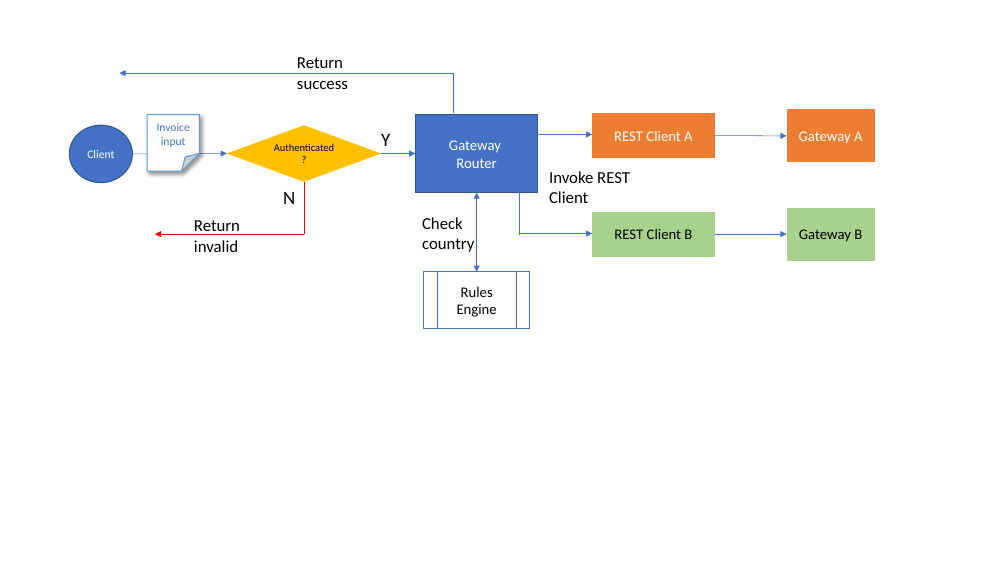
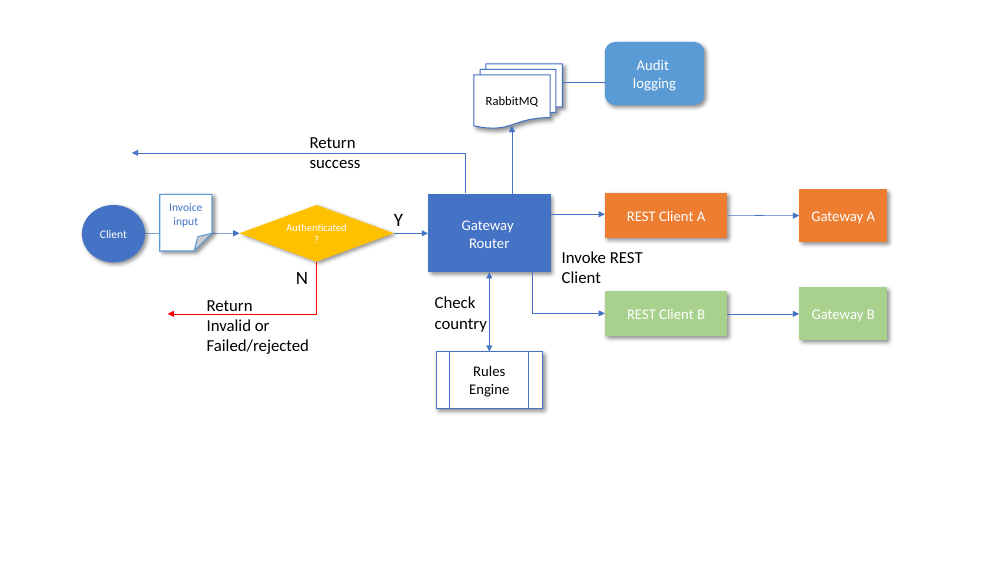
Before and after one commit to adityapant1286/subscription-service, a slide deck: slide 2 of src/main/resources/task2.pptx. Drawn at 1008x567 pixels with LibreOffice and Linux fonts; fonts in the diff are those of the drawing. Boxes give left, top, right and bottom in pixels: in the first picture for what was removed or moved away, otherwise in the second. Text is boxed around its words. In the diff, an @@ line names an element or a change of style, - is before the commit and + after.

```diff
--- a/src/main/resources/task2.pptx
+++ b/src/main/resources/task2.pptx
@@ rounded rectangle added at <box>605,42,704,105</box>, fill #5B9BD5, 14 pt, text #FFFFFF @@
+Audit
+logging
@@ flow chart multidocument added at <box>474,64,563,129</box>, fill #FFFFFF, outline #4472C4 1 pt, 12 pt, text #000000 @@
+RabbitMQ
@@ line added from (563, 82) to (605, 82), #4472C4 0.5 pt @@
@@ arrow added from (512, 194) to (512, 126), #4472C4 0.5 pt @@
@@ ellipse "Client" at <box>82,205,144,262</box>: outline #325491 1 pt to none; shadow on @@
@@ rectangle "Gateway" at <box>428,194,551,272</box>: outline #325491 1 pt to none; shadow on @@
@@ shadow on in 3 elements at <box>436,352,542,408</box>, <box>605,193,727,238</box>, <box>799,189,888,242</box> @@
@@ 5 arrows, 4 rectangles, 2 texts, 2 lines, 1 folded corner, 1 diamond: place and size @@
-5 arrows, 4 rectangles, 2 texts, 2 lines, 1 folded corner, 1 diamond at <box>119,73,875,261</box>
+5 arrows, 4 rectangles, 2 texts, 2 lines, 1 folded corner, 1 diamond at <box>132,153,888,340</box>
@@ text "Return": place and size @@
-text "Return" at <box>194,220,240,252</box>
+text "Return" at <box>207,300,309,354</box>
@@ 3 texts, 3 arrows, 1 rectangle, 1 ellipse, 1 flow chart predefined process, 1 double arrow, 1 line: place and size @@
-3 texts, 3 arrows, 1 rectangle, 1 ellipse, 1 flow chart predefined process, 1 double arrow, 1 line at <box>70,57,786,329</box>
+3 texts, 3 arrows, 1 rectangle, 1 ellipse, 1 flow chart predefined process, 1 double arrow, 1 line at <box>82,137,799,408</box>
@@ text colour #000000 to #FFFFFF; shadow on in 3 elements at <box>240,205,394,262</box>, <box>799,287,888,340</box>, <box>605,291,727,337</box> @@
@@ text at <box>207,319,309,354</box>: text changed @@
-invalid
+Invalid or
+Failed/rejected
```
Also in this commit, not shown: 2 other slides changed.
